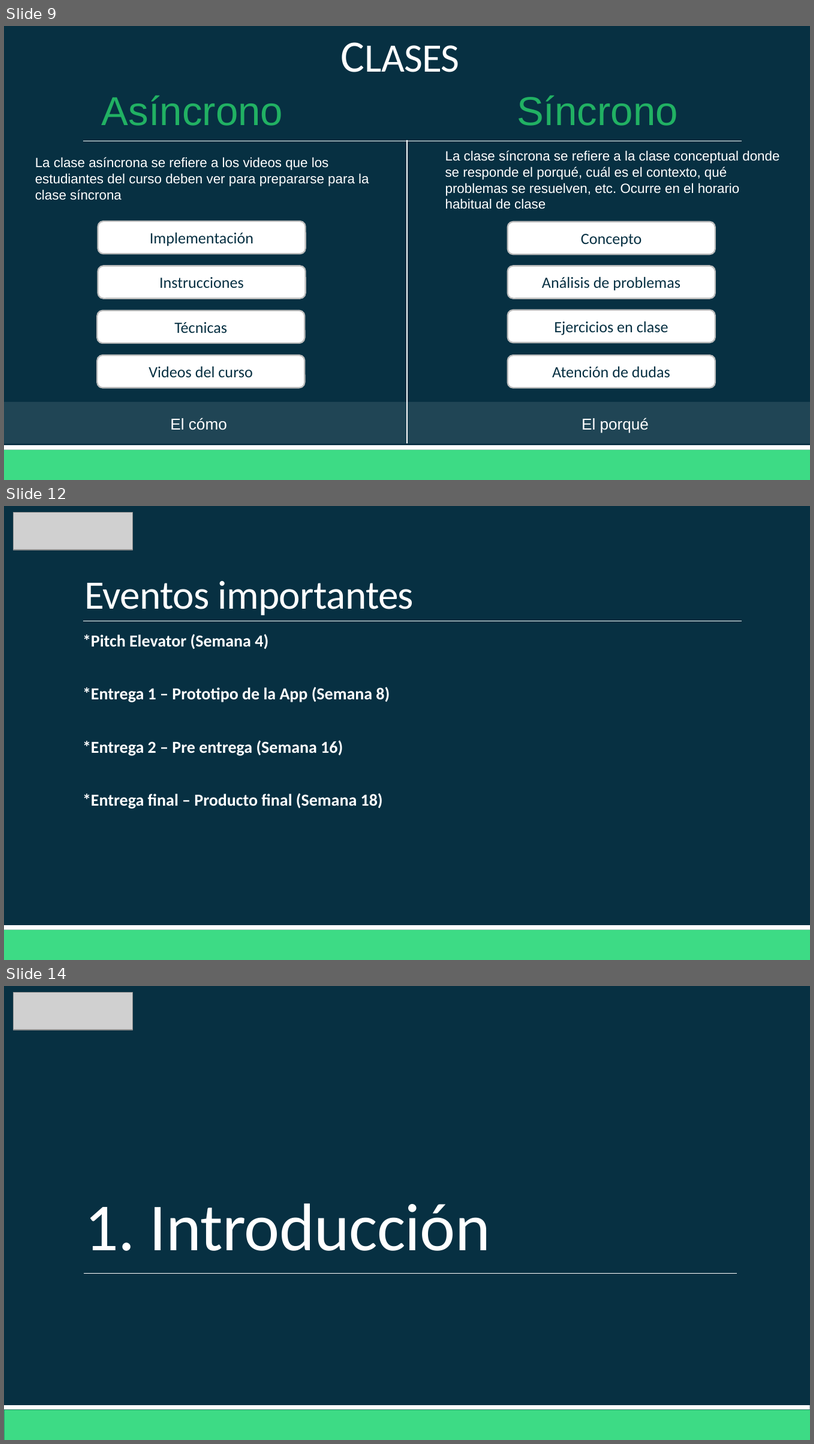
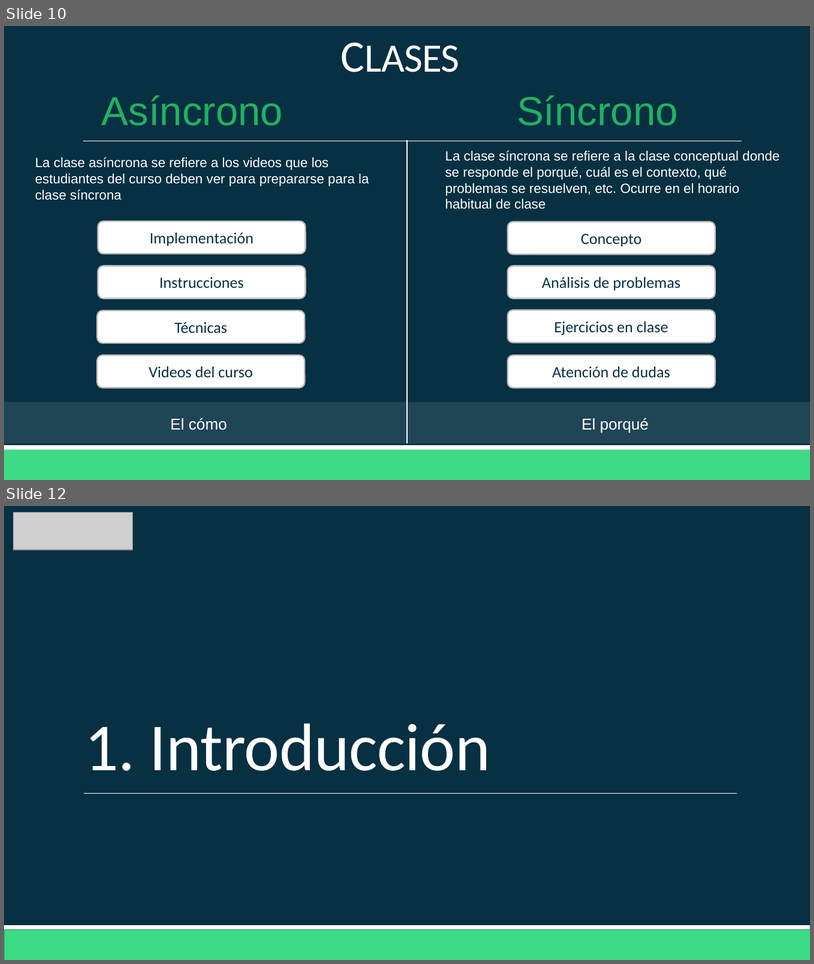
Before and after one commit to Domiciano/AppMoviles212, a slide deck: Semana 1/Clase 1 Curso.pptx. Shown one above the other, each under a label of ours: slides 9, 12 and 14 before the commit, slides 10 and 12 after it; the slides between them are not shown. The pictures are 814x1444 and 814x964 pixels, drawn with LibreOffice and Linux fonts; fonts in the diff are those of the drawing; grey boxes stand for pictures. Boxes give left, top, right and bottom in pixels: in the first picture for what was removed or moved away, otherwise in the second. Text is boxed around its words. In the diff, an @@ line names an element or a change of style, - is before the commit and + after.

Commit message:
Semana 2

```diff
--- a/Semana 1/Clase 1 Curso.pptx
+++ b/Semana 1/Clase 1 Curso.pptx
@@ slide 12 removed at [4,506,810,960], background #073042; not listed: 3 template elements that a slide beside it also shows @@
@@ picture removed at [14,513,133,550] @@
@@ title removed at [84,580,414,615] @@
-Eventos importantes
@@ text removed at [83,634,390,808] @@
-  *Pitch Elevator (Semana 4)
-  *Entrega 1 – Prototipo de la App (Semana 8)
-  *Entrega 2 – Pre entrega (Semana 16)
-  *Entrega final – Producto final (Semana 18)
@@ what was slide 9 is now slide 10 @@
@@ what was slide 14 is now slide 12 @@
```
Also in this commit, not shown: 3 slides changed, 1 slide added, 2 other slides removed, 15 other files.
